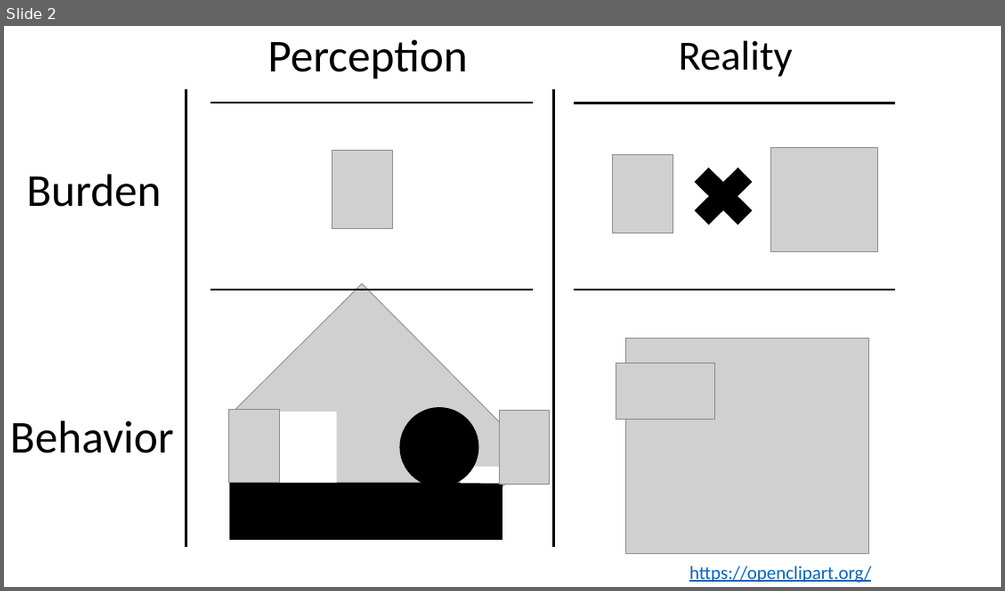
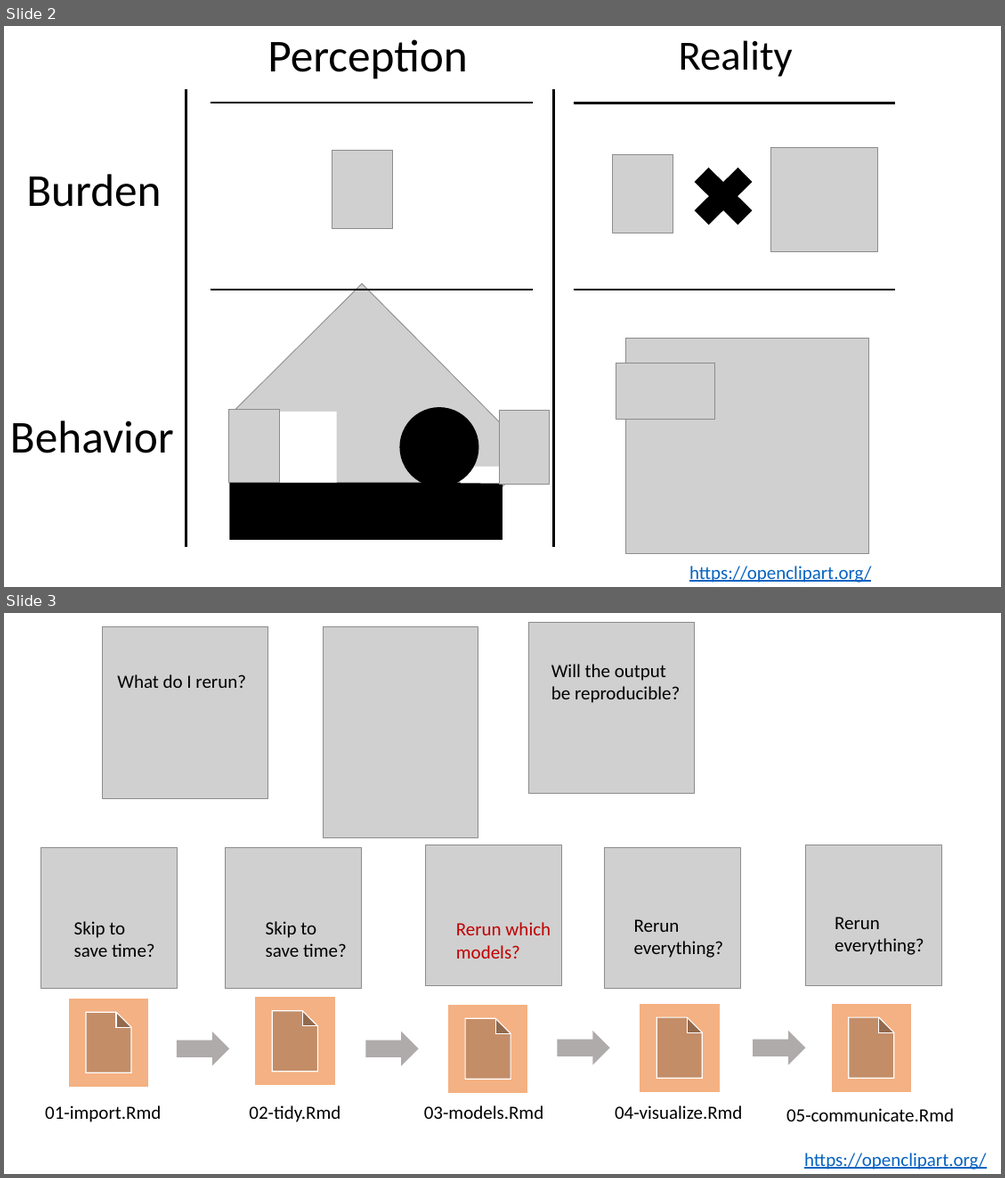
Before and after one commit to wlandau/r-lille-2021, a slide deck: images/figures.pptx. Shown one above the other, each under a label of ours: slide 2 before the commit, slides 2 and 3 after it. The pictures are 1005x591 and 1005x1178 pixels, drawn with LibreOffice and Linux fonts; fonts in the diff are those of the drawing; grey boxes stand for pictures. Boxes give left, top, right and bottom in pixels: in the first picture for what was removed or moved away, otherwise in the second. Text is boxed around its words. In the diff, an @@ line names an element or a change of style, - is before the commit and + after.

```diff
--- a/images/figures.pptx
+++ b/images/figures.pptx
@@ slide 3 added at <box>4,613,1001,1174</box>, background #FFFFFF @@
@@ picture added at <box>102,626,268,798</box> @@
@@ picture added at <box>324,626,477,837</box> @@
@@ picture added at <box>528,622,695,794</box> @@
@@ text added at <box>551,664,680,703</box>, 18 pt, text #000000 @@
+Will the output
+be reproducible?
@@ text added at <box>117,674,246,688</box>, 18 pt, text #000000 @@
+What do I rerun?
@@ picture added at <box>40,848,177,989</box> @@
@@ picture added at <box>226,847,362,988</box> @@
@@ picture added at <box>426,844,562,985</box> @@
@@ picture added at <box>605,848,741,989</box> @@
@@ picture added at <box>806,844,942,985</box> @@
@@ text added at <box>74,921,155,957</box>, 18 pt, text #000000 @@
+Skip to
+save time?
@@ text added at <box>266,921,347,957</box>, 18 pt, text #000000 @@
+Skip to
+save time?
@@ text added at <box>456,922,550,958</box>, 18 pt, text #C00000 @@
+Rerun which
+models?
@@ text added at <box>634,919,723,957</box>, 18 pt, text #000000 @@
+Rerun
+everything?
@@ text added at <box>834,916,923,955</box>, 18 pt, text #000000 @@
+Rerun
+everything?
@@ action button document added at <box>68,997,149,1086</box>, fill #F4B183, outline #FFFFFF 1 pt @@
@@ action button document added at <box>254,997,335,1086</box>, fill #F4B183, outline #FFFFFF 1 pt @@
@@ action button document added at <box>447,1004,528,1093</box>, fill #F4B183, outline #FFFFFF 1 pt @@
@@ action button document added at <box>639,1004,720,1093</box>, fill #F4B183, outline #FFFFFF 1 pt @@
@@ action button document added at <box>831,1004,912,1093</box>, fill #F4B183, outline #FFFFFF 1 pt @@
@@ right arrow added at <box>177,1031,230,1065</box>, fill #AFABAB @@
@@ right arrow added at <box>366,1031,419,1065</box>, fill #AFABAB @@
@@ right arrow added at <box>558,1030,610,1064</box>, fill #AFABAB @@
@@ right arrow added at <box>752,1030,806,1064</box>, fill #AFABAB @@
@@ text added at <box>45,1105,161,1122</box>, 18 pt, text #000000 @@
+01-import.Rmd
@@ text added at <box>249,1105,340,1122</box>, 18 pt, text #000000 @@
+02-tidy.Rmd
@@ text added at <box>424,1105,543,1119</box>, 18 pt, text #000000 @@
+03-models.Rmd
@@ text added at <box>615,1105,742,1119</box>, 18 pt, text #000000 @@
+04-visualize.Rmd
@@ text added at <box>786,1108,954,1121</box>, 18 pt, text #000000 @@
+05-communicate.Rmd
@@ text added at <box>804,1152,986,1169</box>, 18 pt, text #0563C1, underline @@
+https://openclipart.org/
```
Also in this commit, not shown: 6 other files.
